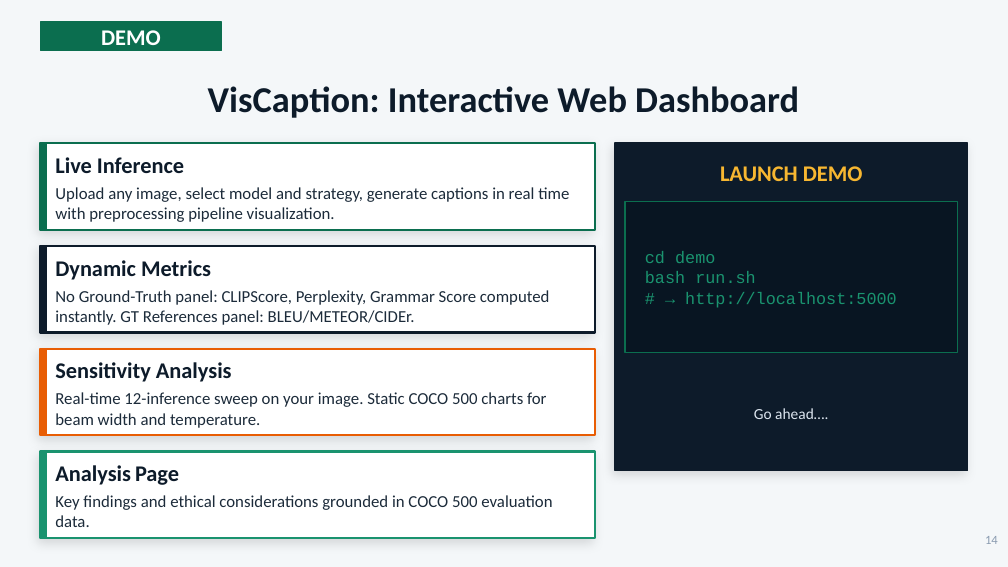
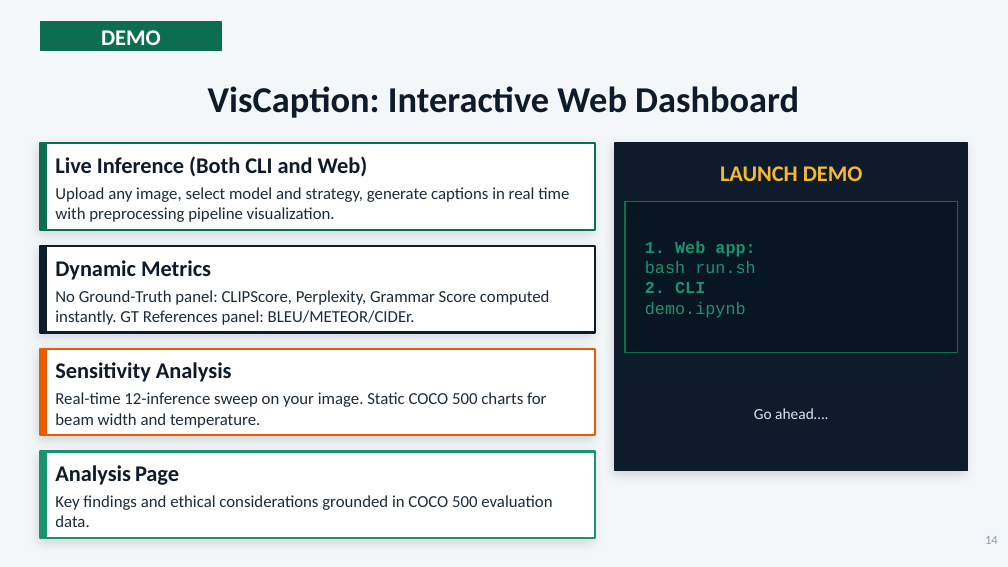
Before and after one commit to lequo-neu/Generative_Project, a slide deck: slide 14 of reports/Generative_Presentation_Group8.pptx. Drawn at 1008x567 pixels with LibreOffice and Linux fonts; fonts in the diff are those of the drawing. Boxes give left, top, right and bottom in pixels: in the first picture for what was removed or moved away, otherwise in the second. Text is boxed around its words. In the diff, an @@ line names an element or a change of style, - is before the commit and + after.

```diff
--- a/reports/Generative_Presentation_Group8.pptx
+++ b/reports/Generative_Presentation_Group8.pptx
@@ text at (x1=55, y1=156, x2=368, y2=176): text changed @@
-Live Inference
+Live Inference (Both CLI and Web)
@@ text at (x1=645, y1=241, x2=755, y2=257): text changed; bold on @@
-cd demo
+1. Web app:
@@ text at (x1=645, y1=282, x2=746, y2=318): text changed @@
-# → http://localhost:5000
+2. CLI
+demo.ipynb
```
Also in this commit, not shown: 4 other slides changed, 14 other files.
